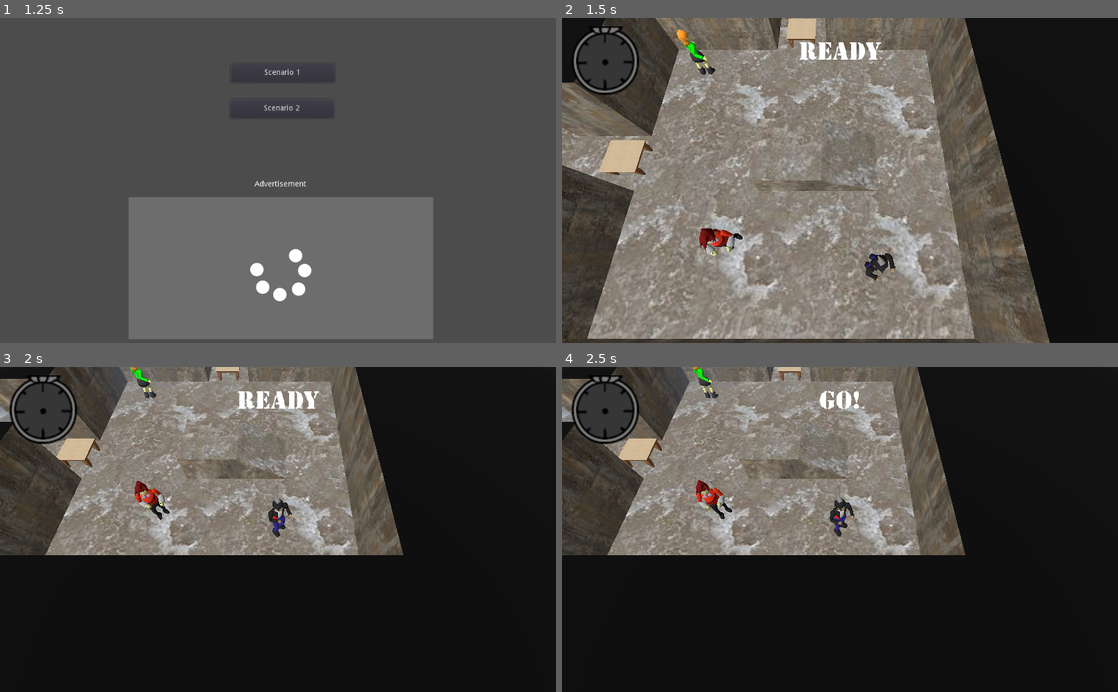
Above: before the commit, frames 1-4 (two rows, left to right).
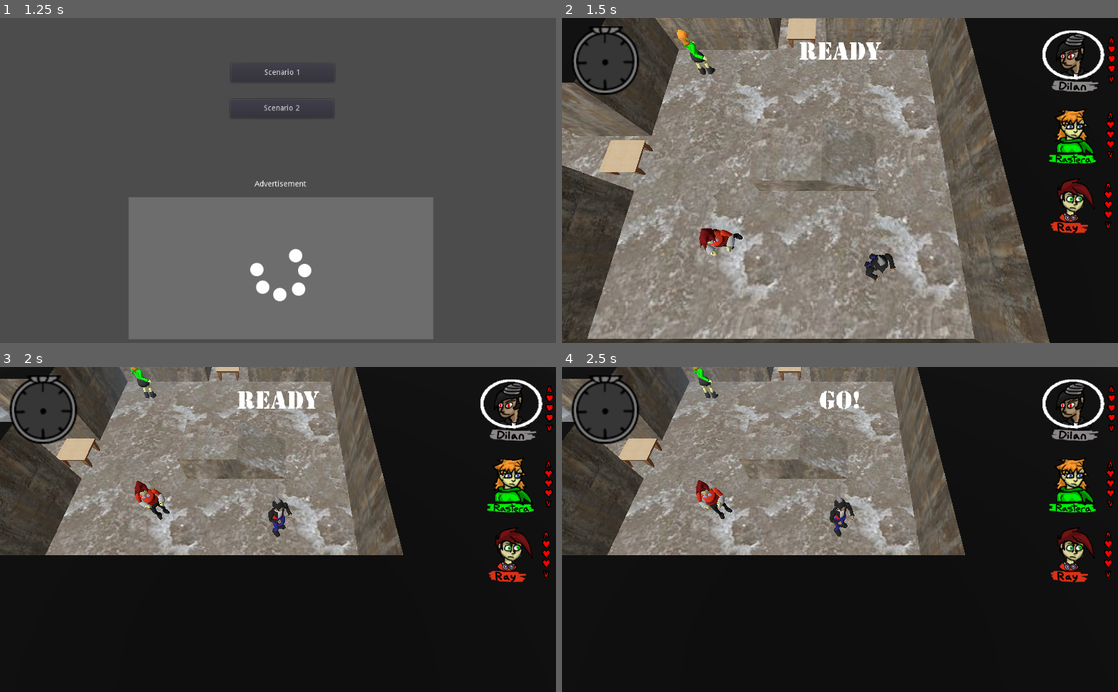
Above: after the commit, the same moments.

Repository: TheTophatDemon/GDA-Jam-Summer-2022
Game: Godot game, scene res://scenes/title.tscn
Two runs of this game, one before a commit and one after it. Both use one fixed random seed, a clock stepped at 60 frames per second and the inputs below. Sound files missing from this copy of the repository are replaced by a short silence.
Inputs (mouse positions are in pixels of both pictures, inside the frame that each line leads up to):
- Up to frame 1 (1.25 s): click (278, 278) at 0.5 s
- Up to frame 2 (1.5 s): click "Scenario 1" at 1.25 s
- Up to frame 3 (2 s): no input
- Up to frame 4 (2.5 s): move the mouse to (962, 513) at 2.02 s

Frame 1 is identical in both runs. In frame 2, 2.2% of the frame differs, in the area x 86-100%, y 3-67%; in frame 3, 2.2%; in frame 4, 2.2%.

Commit message:
Implemented character portraits

Diff:
--- a/scenes/battle.tscn
+++ b/scenes/battle.tscn
@@ -1,31 +1,17 @@
-[gd_scene load_steps=21 format=2]
+[gd_scene load_steps=10 format=2]
 
-[ext_resource path="res://gfx/ui/timer_overlay.png" type="Texture" id=1]
-[ext_resource path="res://scenes/prefabs/players/dilan.tscn" type="PackedScene" id=2]
+[ext_resource path="res://scenes/prefabs/turn_control.tscn" type="PackedScene" id=1]
 [ext_resource path="res://gfx/models/battlefields/vg_lair_battle.glb" type="PackedScene" id=3]
 [ext_resource path="res://scripts/regen_navmesh.gd" type="Script" id=4]
 [ext_resource path="res://scripts/battle_camera.gd" type="Script" id=5]
-[ext_resource path="res://scenes/prefabs/players/ray.tscn" type="PackedScene" id=6]
-[ext_resource path="res://scripts/turn_control.gd" type="Script" id=7]
-[ext_resource path="res://scripts/ui/countdown.gd" type="Script" id=9]
-[ext_resource path="res://gfx/ui/timer_fill.png" type="Texture" id=10]
-[ext_resource path="res://gfx/ui/timer_back.png" type="Texture" id=11]
 [ext_resource path="res://scenes/prefabs/enemies/bad_man.tscn" type="PackedScene" id=12]
-[ext_resource path="res://scripts/ui/turn_timer.gd" type="Script" id=13]
-[ext_resource path="res://scripts/team.gd" type="Script" id=14]
 [ext_resource path="res://scenes/prefabs/prop.tscn" type="PackedScene" id=15]
 [ext_resource path="res://sound/music/fight_fighters.ogg" type="AudioStream" id=16]
-[ext_resource path="res://gfx/fonts/stencil.ttf" type="DynamicFontData" id=18]
-[ext_resource path="res://scenes/prefabs/players/rastera.tscn" type="PackedScene" id=19]
 
 [sub_resource type="NavigationMesh" id=4]
 geometry_collision_mask = 4294967290
 geometry_source_geometry_mode = 1
 agent_radius = 1.8
-
-[sub_resource type="DynamicFont" id=7]
-size = 48
-font_data = ExtResource( 18 )
 
 [sub_resource type="Environment" id=6]
 background_mode = 1
@@ -59,68 +45,13 @@
 visible = false
 enabled = false
 
-[node name="TurnControl" type="Spatial" parent="."]
-unique_name_in_owner = true
-script = ExtResource( 7 )
+[node name="TurnControl" parent="." instance=ExtResource( 1 )]
 
-[node name="Countdown" type="Label" parent="TurnControl"]
-anchor_left = 0.5
-anchor_right = 0.5
-margin_left = -76.0
-margin_top = 42.0
-margin_right = 76.0
-margin_bottom = 91.0
-custom_fonts/font = SubResource( 7 )
-text = "READY"
-align = 1
-script = ExtResource( 9 )
+[node name="Bad Man" parent="TurnControl/Teams/EnemyTeam" index="0" instance=ExtResource( 12 )]
+transform = Transform( 1, 0, 0, 0, 1, 0, 0, 0, 1, -23.9012, -3.8147e-06, -24.6361 )
 
-[node name="Timer" type="Timer" parent="TurnControl/Countdown"]
-wait_time = 2.0
-one_shot = true
-
-[node name="TurnTime" type="TextureProgress" parent="TurnControl"]
-margin_left = 16.0
-margin_top = 16.0
-margin_right = 80.0
-margin_bottom = 80.0
-rect_scale = Vector2( 2, 2 )
-max_value = 1.0
-step = 0.0
-texture_under = ExtResource( 10 )
-texture_over = ExtResource( 1 )
-texture_progress = ExtResource( 11 )
-fill_mode = 4
-script = ExtResource( 13 )
-
-[node name="Timer" type="Timer" parent="TurnControl/TurnTime"]
-wait_time = 30.0
-one_shot = true
-
-[node name="Teams" type="Spatial" parent="TurnControl"]
-
-[node name="PlayerTeam" type="Spatial" parent="TurnControl/Teams"]
-unique_name_in_owner = true
-script = ExtResource( 14 )
-
-[node name="Dilan" parent="TurnControl/Teams/PlayerTeam" instance=ExtResource( 2 )]
-transform = Transform( -0.820491, 0, -0.571659, 0, 1, 0, 0.571659, 0, -0.820491, 34.7045, -3.8147e-06, 37.617 )
-
-[node name="Rastera" parent="TurnControl/Teams/PlayerTeam" instance=ExtResource( 19 )]
-transform = Transform( 0.915403, 0, -0.402539, 0, 1, 0, 0.402539, 0, 0.915403, 10.6571, 0, 9.69149 )
-
-[node name="Ray" parent="TurnControl/Teams/PlayerTeam" instance=ExtResource( 6 )]
-transform = Transform( -0.907873, 0, -0.419246, 0, 1, 0, 0.419246, 0, -0.907873, 18.7941, 0, 35.2419 )
-
-[node name="EnemyTeam" type="Spatial" parent="TurnControl/Teams"]
-unique_name_in_owner = true
-script = ExtResource( 14 )
-
-[node name="Bad Man" parent="TurnControl/Teams/EnemyTeam" instance=ExtResource( 12 )]
-transform = Transform( 1, 0, 0, 0, 1, 0, 0, 0, 1, -25.3366, 0, -22.6989 )
-
-[node name="Bad Man2" parent="TurnControl/Teams/EnemyTeam" instance=ExtResource( 12 )]
-transform = Transform( 0.383393, 0, 0.923585, 0, 1, 0, -0.923585, 0, 0.383393, -26.7801, 9.53674e-07, 9.29414 )
+[node name="Bad Man2" parent="TurnControl/Teams/EnemyTeam" index="1" instance=ExtResource( 12 )]
+transform = Transform( 1, 0, 0, 0, 1, 0, 0, 0, 1, -33.3327, 3.8147e-06, 13.7264 )
 
 [node name="WorldEnvironment" type="WorldEnvironment" parent="."]
 environment = SubResource( 6 )
@@ -134,3 +65,4 @@
 bus = "Music"
 
 [editable path="NavMesh/vg_lair_battle"]
+[editable path="TurnControl"]
--- a/scenes/battle2.tscn
+++ b/scenes/battle2.tscn
@@ -1,32 +1,18 @@
-[gd_scene load_steps=22 format=2]
+[gd_scene load_steps=11 format=2]
 
-[ext_resource path="res://gfx/ui/timer_overlay.png" type="Texture" id=1]
-[ext_resource path="res://scenes/prefabs/players/dilan.tscn" type="PackedScene" id=2]
+[ext_resource path="res://scenes/prefabs/turn_control.tscn" type="PackedScene" id=1]
 [ext_resource path="res://gfx/models/battlefields/computer_room.glb" type="PackedScene" id=3]
 [ext_resource path="res://scripts/regen_navmesh.gd" type="Script" id=4]
 [ext_resource path="res://scripts/battle_camera.gd" type="Script" id=5]
-[ext_resource path="res://scenes/prefabs/players/ray.tscn" type="PackedScene" id=6]
-[ext_resource path="res://scripts/turn_control.gd" type="Script" id=7]
 [ext_resource path="res://scenes/prefabs/props/Cart.tscn" type="PackedScene" id=8]
-[ext_resource path="res://scripts/ui/countdown.gd" type="Script" id=9]
-[ext_resource path="res://gfx/ui/timer_fill.png" type="Texture" id=10]
-[ext_resource path="res://gfx/ui/timer_back.png" type="Texture" id=11]
 [ext_resource path="res://scenes/prefabs/enemies/bad_man.tscn" type="PackedScene" id=12]
-[ext_resource path="res://scripts/ui/turn_timer.gd" type="Script" id=13]
-[ext_resource path="res://scripts/team.gd" type="Script" id=14]
 [ext_resource path="res://scenes/prefabs/prop.tscn" type="PackedScene" id=15]
 [ext_resource path="res://sound/music/fight_fighters.ogg" type="AudioStream" id=16]
-[ext_resource path="res://gfx/fonts/stencil.ttf" type="DynamicFontData" id=18]
-[ext_resource path="res://scenes/prefabs/players/rastera.tscn" type="PackedScene" id=19]
 
 [sub_resource type="NavigationMesh" id=4]
 geometry_collision_mask = 4294967290
 geometry_source_geometry_mode = 1
 agent_radius = 1.8
-
-[sub_resource type="DynamicFont" id=7]
-size = 48
-font_data = ExtResource( 18 )
 
 [sub_resource type="Environment" id=6]
 background_mode = 1
@@ -68,70 +54,24 @@
 [node name="StaticBody" parent="NavMesh/computer_room/battlefield" index="0"]
 collision_layer = 3
 
-[node name="TurnControl" type="Spatial" parent="."]
-unique_name_in_owner = true
-script = ExtResource( 7 )
+[node name="TurnControl" parent="." instance=ExtResource( 1 )]
 
-[node name="Countdown" type="Label" parent="TurnControl"]
-anchor_left = 0.5
-anchor_right = 0.5
-margin_left = -76.0
-margin_top = 42.0
-margin_right = 76.0
-margin_bottom = 91.0
-custom_fonts/font = SubResource( 7 )
-text = "READY"
-align = 1
-script = ExtResource( 9 )
+[node name="Dilan" parent="TurnControl/Teams/PlayerTeam" index="0"]
+transform = Transform( -0.820491, 0, -0.571659, 0, 1, 0, 0.571659, 0, -0.820491, 22.8013, 0.208257, 10.6525 )
 
-[node name="Timer" type="Timer" parent="TurnControl/Countdown"]
-wait_time = 2.0
-one_shot = true
+[node name="Rastera" parent="TurnControl/Teams/PlayerTeam" index="1"]
+transform = Transform( 0.246644, 0, -0.969106, 0, 1, 0, 0.969106, 0, 0.246644, -21.1484, -3.8147e-06, 22.5097 )
 
-[node name="TurnTime" type="TextureProgress" parent="TurnControl"]
-margin_left = 16.0
-margin_top = 16.0
-margin_right = 80.0
-margin_bottom = 80.0
-rect_scale = Vector2( 2, 2 )
-max_value = 1.0
-step = 0.0
-texture_under = ExtResource( 10 )
-texture_over = ExtResource( 1 )
-texture_progress = ExtResource( 11 )
-fill_mode = 4
-script = ExtResource( 13 )
+[node name="Ray" parent="TurnControl/Teams/PlayerTeam" index="2"]
+transform = Transform( -0.800334, 0, -0.599554, 0, 1, 0, 0.599554, 0, -0.800334, 11.4429, 0, 18.1604 )
 
-[node name="Timer" type="Timer" parent="TurnControl/TurnTime"]
-wait_time = 30.0
-one_shot = true
-
-[node name="Teams" type="Spatial" parent="TurnControl"]
-
-[node name="PlayerTeam" type="Spatial" parent="TurnControl/Teams"]
-unique_name_in_owner = true
-script = ExtResource( 14 )
-
-[node name="Dilan" parent="TurnControl/Teams/PlayerTeam" instance=ExtResource( 2 )]
-transform = Transform( -0.820491, 0, -0.571659, 0, 1, 0, 0.571659, 0, -0.820491, 25.2169, 0.221595, 14.0055 )
-
-[node name="Rastera" parent="TurnControl/Teams/PlayerTeam" instance=ExtResource( 19 )]
-transform = Transform( 0.915403, 0, -0.402539, 0, 1, 0, 0.402539, 0, 0.915403, -22.1779, 0.538203, 21.7005 )
-
-[node name="Ray" parent="TurnControl/Teams/PlayerTeam" instance=ExtResource( 6 )]
-transform = Transform( -0.907873, 0, -0.419246, 0, 1, 0, 0.419246, 0, -0.907873, 15.2975, 0, 21.1648 )
-
-[node name="EnemyTeam" type="Spatial" parent="TurnControl/Teams"]
-unique_name_in_owner = true
-script = ExtResource( 14 )
-
-[node name="Bad Man" parent="TurnControl/Teams/EnemyTeam" instance=ExtResource( 12 )]
+[node name="Bad Man" parent="TurnControl/Teams/EnemyTeam" index="0" instance=ExtResource( 12 )]
 transform = Transform( 1, 0, 0, 0, 1, 0, 0, 0, 1, -59.7347, 0, -83.734 )
 
-[node name="Bad Man2" parent="TurnControl/Teams/EnemyTeam" instance=ExtResource( 12 )]
+[node name="Bad Man2" parent="TurnControl/Teams/EnemyTeam" index="1" instance=ExtResource( 12 )]
 transform = Transform( 0.837728, 0, 0.546087, 0, 1, 0, -0.546087, 0, 0.837728, -6.25357, -2.86102e-06, -58.4175 )
 
-[node name="Bad Man3" parent="TurnControl/Teams/EnemyTeam" instance=ExtResource( 12 )]
+[node name="Bad Man3" parent="TurnControl/Teams/EnemyTeam" index="2" instance=ExtResource( 12 )]
 transform = Transform( 0.383393, 0, 0.923585, 0, 1, 0, -0.923585, 0, 0.383393, -26.3222, 9.53674e-07, -36.1041 )
 
 [node name="WorldEnvironment" type="WorldEnvironment" parent="."]
@@ -146,3 +86,4 @@
 bus = "Music"
 
 [editable path="NavMesh/computer_room"]
+[editable path="TurnControl"]
--- /dev/null
+++ b/scenes/prefabs/turn_control.tscn
@@ -0,0 +1,175 @@
+[gd_scene load_steps=20 format=2]
+
+[ext_resource path="res://gfx/ui/timer_overlay.png" type="Texture" id=1]
+[ext_resource path="res://gfx/fonts/stencil.ttf" type="DynamicFontData" id=2]
+[ext_resource path="res://gfx/ui/portraits/current_outline.png" type="Texture" id=3]
+[ext_resource path="res://scripts/team.gd" type="Script" id=4]
+[ext_resource path="res://scripts/ui/player_portraits.gd" type="Script" id=5]
+[ext_resource path="res://scripts/turn_control.gd" type="Script" id=6]
+[ext_resource path="res://scripts/ui/turn_timer.gd" type="Script" id=7]
+[ext_resource path="res://scripts/ui/countdown.gd" type="Script" id=8]
+[ext_resource path="res://gfx/ui/timer_fill.png" type="Texture" id=9]
+[ext_resource path="res://gfx/ui/portraits/ray_portrait.png" type="Texture" id=10]
+[ext_resource path="res://gfx/ui/portraits/dilan_portrait.png" type="Texture" id=11]
+[ext_resource path="res://gfx/ui/portraits/rastera_portrait.png" type="Texture" id=12]
+[ext_resource path="res://gfx/ui/timer_back.png" type="Texture" id=13]
+[ext_resource path="res://scenes/prefabs/players/dilan.tscn" type="PackedScene" id=14]
+[ext_resource path="res://scenes/prefabs/players/rastera.tscn" type="PackedScene" id=15]
+[ext_resource path="res://gfx/fonts/DejaVuSans.ttf" type="DynamicFontData" id=16]
+[ext_resource path="res://scenes/prefabs/players/ray.tscn" type="PackedScene" id=17]
+
+[sub_resource type="DynamicFont" id=8]
+outline_size = 2
+outline_color = Color( 0, 0, 0, 1 )
+extra_spacing_bottom = -4
+font_data = ExtResource( 16 )
+
+[sub_resource type="DynamicFont" id=7]
+size = 48
+font_data = ExtResource( 2 )
+
+[node name="TurnControl" type="Spatial"]
+unique_name_in_owner = true
+script = ExtResource( 6 )
+
+[node name="PlayerPortraits" type="VBoxContainer" parent="."]
+anchor_left = 1.0
+anchor_right = 1.0
+margin_left = -144.0
+margin_top = 9.0
+margin_right = -12.0
+margin_bottom = 413.0
+script = ExtResource( 5 )
+
+[node name="Dilan" type="TextureRect" parent="PlayerPortraits"]
+margin_right = 132.0
+margin_bottom = 128.0
+texture = ExtResource( 11 )
+
+[node name="Outline" type="TextureRect" parent="PlayerPortraits/Dilan"]
+margin_right = 132.0
+margin_bottom = 128.0
+texture = ExtResource( 3 )
+
+[node name="Health" type="Label" parent="PlayerPortraits/Dilan"]
+anchor_left = 1.0
+anchor_top = 0.5
+anchor_right = 1.0
+anchor_bottom = 0.5
+margin_left = -15.0
+margin_top = -55.0
+margin_right = 16.0
+margin_bottom = 58.0
+custom_colors/font_color = Color( 1, 0, 0, 1 )
+custom_fonts/font = SubResource( 8 )
+text = "∧
+♥
+♥
+♥
+∨"
+align = 1
+valign = 1
+
+[node name="Rastera" type="TextureRect" parent="PlayerPortraits"]
+margin_top = 132.0
+margin_right = 132.0
+margin_bottom = 260.0
+texture = ExtResource( 12 )
+
+[node name="Health" type="Label" parent="PlayerPortraits/Rastera"]
+anchor_left = 1.0
+anchor_top = 0.5
+anchor_right = 1.0
+anchor_bottom = 0.5
+margin_left = -17.0
+margin_top = -48.0
+margin_right = 14.0
+margin_bottom = 65.0
+custom_colors/font_color = Color( 1, 0, 0, 1 )
+custom_fonts/font = SubResource( 8 )
+text = "∧
+♥
+♥
+♥
+∨"
+align = 1
+valign = 1
+
+[node name="Ray" type="TextureRect" parent="PlayerPortraits"]
+margin_top = 264.0
+margin_right = 132.0
+margin_bottom = 392.0
+texture = ExtResource( 10 )
+
+[node name="Health" type="Label" parent="PlayerPortraits/Ray"]
+anchor_left = 1.0
+anchor_top = 0.5
+anchor_right = 1.0
+anchor_bottom = 0.5
+margin_left = -21.0
+margin_top = -50.0
+margin_right = 10.0
+margin_bottom = 63.0
+custom_colors/font_color = Color( 1, 0, 0, 1 )
+custom_fonts/font = SubResource( 8 )
+text = "∧
+♥
+♥
+♥
+∨"
+align = 1
+valign = 1
+
+[node name="Countdown" type="Label" parent="."]
+anchor_left = 0.5
+anchor_right = 0.5
+margin_left = -76.0
+margin_top = 42.0
+margin_right = 76.0
+margin_bottom = 91.0
+custom_fonts/font = SubResource( 7 )
+text = "READY"
+align = 1
+script = ExtResource( 8 )
+
+[node name="Timer" type="Timer" parent="Countdown"]
+wait_time = 2.0
+one_shot = true
+
+[node name="TurnTime" type="TextureProgress" parent="."]
+margin_left = 16.0
+margin_top = 16.0
+margin_right = 80.0
+margin_bottom = 80.0
+rect_scale = Vector2( 2, 2 )
+max_value = 1.0
+step = 0.0
+texture_under = ExtResource( 9 )
+texture_over = ExtResource( 1 )
+texture_progress = ExtResource( 13 )
+fill_mode = 4
+script = ExtResource( 7 )
+
+[node name="Timer" type="Timer" parent="TurnTime"]
+wait_time = 30.0
+one_shot = true
+
+[node name="Teams" type="Spatial" parent="."]
+
+[node name="PlayerTeam" type="Spatial" parent="Teams"]
+unique_name_in_owner = true
+script = ExtResource( 4 )
+
+[node name="Dilan" parent="Teams/PlayerTeam" instance=ExtResource( 14 )]
+transform = Transform( -0.820491, 0, -0.571659, 0, 1, 0, 0.571659, 0, -0.820491, 34.7045, -3.8147e-06, 37.617 )
+max_health = 3
+
+[node name="Rastera" parent="Teams/PlayerTeam" instance=ExtResource( 15 )]
+transform = Transform( 0.915403, 0, -0.402539, 0, 1, 0, 0.402539, 0, 0.915403, 10.6571, 0, 9.69149 )
+
+[node name="Ray" parent="Teams/PlayerTeam" instance=ExtResource( 17 )]
+transform = Transform( -0.907873, 0, -0.419246, 0, 1, 0, 0.419246, 0, -0.907873, 18.7941, 0, 35.2419 )
+
+[node name="EnemyTeam" type="Spatial" parent="Teams"]
+unique_name_in_owner = true
+script = ExtResource( 4 )
--- a/scripts/ai/actor.gd
+++ b/scripts/ai/actor.gd
@@ -63,9 +63,9 @@
 
 func hurt(damage:int, perpetrator:Spatial)->bool:
 	if not hit:
-		emit_signal("hurt", perpetrator)
 		health = int(max(0, health - damage))
 		hit = true
+		emit_signal("hurt", perpetrator)
 		show_health_stat()
 		return true
 	return false
--- a/scripts/ai/ray_attacks.gd
+++ b/scripts/ai/ray_attacks.gd
@@ -100,7 +100,7 @@
 	nearest_sentry.queue_free()
 	get_node("../UnloadSound").play()
 
-func _on_start_turn(_team, actor_:Actor):
+func _on_start_turn(_team, _act:Actor):
 	sentry_place.visible = false
 	unload_arrow.visible = false
 
--- a/scripts/blueprint.gd
+++ b/scripts/blueprint.gd
@@ -13,11 +13,11 @@
 	err += connect("body_exited", self, "_on_body_exited")
 	if err: printerr("!!! Signal error in blueprint.gd")
 
-func _on_body_entered(body:CollisionObject):
+func _on_body_entered(_body:CollisionObject):
 	n_intersects += 1
 	blueprint_material.albedo_color = NO_PLACE_COLOR
 
-func _on_body_exited(body:CollisionObject):
+func _on_body_exited(_body:CollisionObject):
 	n_intersects -= 1
 	if n_intersects <= 0:
 		blueprint_material.albedo_color = PLACE_COLOR
--- a/scripts/globals.gd
+++ b/scripts/globals.gd
@@ -11,6 +11,7 @@
 const GROUP_KILLABLE = "killable"
 
 const NAME_PLAYER_TEAM = "PlayerTeam"
+const NAME_ENEMY_TEAM = "EnemyTeam"
 
 func print_err(err:int):
 	print("!!! Function returned error: ", err)
--- /dev/null
+++ b/scripts/ui/player_portraits.gd
@@ -0,0 +1,60 @@
+extends Control
+
+const DEAD_TEXTURES = {
+	"Dilan": preload("res://gfx/ui/portraits/dead_dilan_portrait.png"),
+	"Rastera": preload("res://gfx/ui/portraits/dead_rastera_portrait.png"),
+	"Ray": preload("res://gfx/ui/portraits/dead_ray_portrait.png")
+}
+
+onready var turn_control:TurnControl = get_parent()
+onready var outline:TextureRect = $Dilan/Outline
+
+func _ready():
+	var err:int = OK
+	err += turn_control.connect("transition", self, "_on_turn_transition")
+	for player in turn_control.get_node("Teams/" + Globals.NAME_PLAYER_TEAM).get_children():
+		err += player.connect("hurt", self, "_on_player_hurt", [player])
+		err += player.connect("die", self, "_on_player_die")
+		call_deferred("update_portrait_health", player)
+	if err: printerr("!!! Signal error in player_portraits.gd")
+
+func _on_player_hurt(_perp, actor:Actor):
+	update_portrait_health(actor)
+
+func _on_player_die(actor:Actor):
+	var portrait:TextureRect = find_node(actor.name, false)
+	if portrait != null:
+		portrait.texture = DEAD_TEXTURES[actor.name]
+	else:
+		printerr("Portrait not found")
+
+func update_portrait_health(actor:Actor):
+	var portrait:Control = find_node(actor.name, false)
+	if portrait != null:
+		var label:Label = portrait.get_node("Health")
+		label.text = "∧\n"
+		for _i in range(actor.health):
+			label.text += "♥" + "\n"
+		for _i in range(actor.max_health - actor.health):
+			label.text += "♡" + "\n"
+		label.text += "∨"
+	else:
+		printerr("Portrait not found")
+
+func _on_turn_transition(team:Team, actor:Actor):
+	match team.name:
+		Globals.NAME_PLAYER_TEAM:
+			#Put the circle on the player whose turn it is
+			var portrait:Control = find_node(actor.name, false)
+			highlight_portrait(portrait)
+		Globals.NAME_ENEMY_TEAM:
+			#Put the circle on the player next in line
+			var player_team:Team = turn_control.get_node("Teams/" + Globals.NAME_PLAYER_TEAM)
+			var next_player_name:String = player_team.get_child(player_team.get_next_idx()).name
+			highlight_portrait(find_node(next_player_name, false))
+
+func highlight_portrait(portrait:Control):
+	if portrait != null:
+		outline.get_parent().remove_child(outline)
+		portrait.add_child(outline)
+		outline.rect_position = Vector2.ZERO
--- a/scripts/ui/scenario_button.gd
+++ b/scripts/ui/scenario_button.gd
@@ -6,4 +6,4 @@
 	var _err = connect("pressed", self, "_on_button_press")
 
 func _on_button_press():
-	get_tree().change_scene_to(destination)
+	var _err = get_tree().change_scene_to(destination)
Binary file added: gfx/ui/portraits/current_outline.png
Binary file added: gfx/ui/portraits/dead_dilan_portrait.png
Binary file added: gfx/ui/portraits/dead_rastera_portrait.png
Binary file added: gfx/ui/portraits/dead_ray_portrait.png
Binary file added: gfx/ui/portraits/dilan_portrait.png
Binary file added: gfx/ui/portraits/portrait_frame.png
Binary file added: gfx/ui/portraits/portrait_frame_active.png
Binary file added: gfx/ui/portraits/portrait_frame_next.png
Binary file added: gfx/ui/portraits/rastera_portrait.png
Binary file added: gfx/ui/portraits/ray_portrait.png
Not shown, changed: .gitignore
Not shown, added: gfx/ui/portraits/portrait_frame.kra
(and 1 more such lines)
